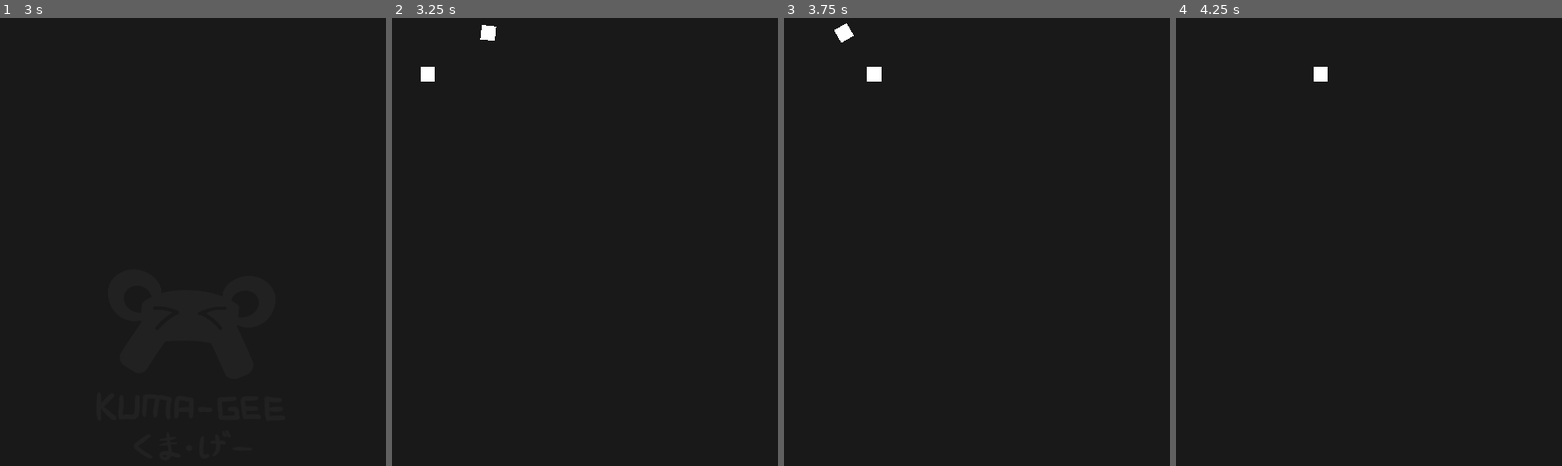
Above: before the commit, frames 1-4 (left to right).
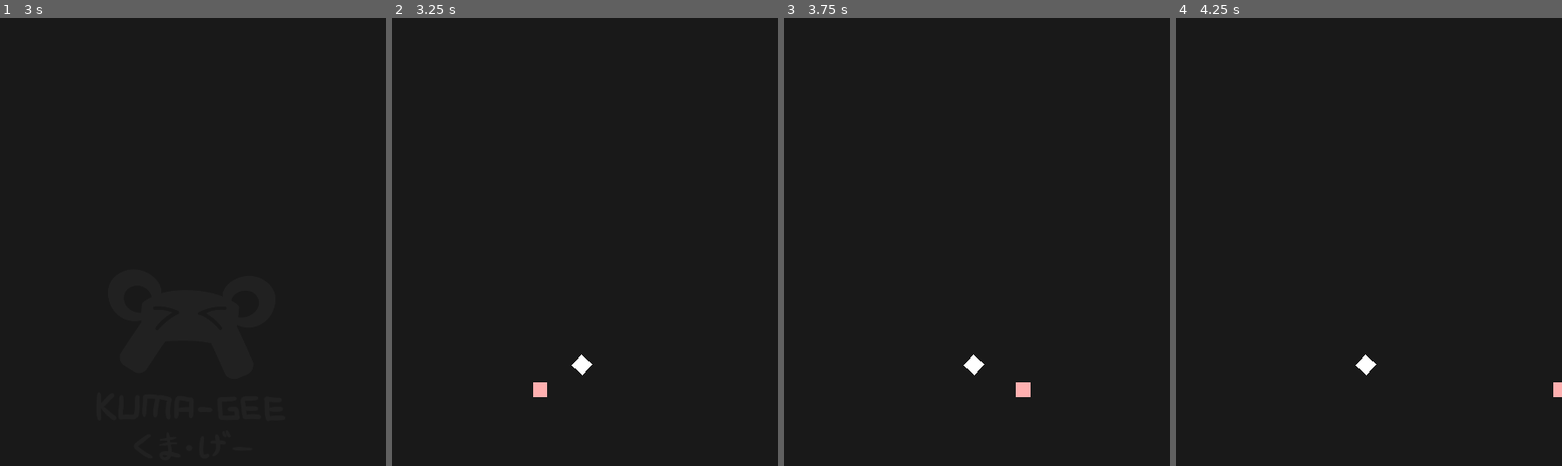
Above: after the commit, the same moments.

Repository: kuma-gee/explosive-delivery
Game: Godot game, scene res://src/bootsplash/SplashScreen.tscn
The game is run twice, just before and just after one commit, with the same random seed, the same clock (stepped at 60 frames per second) and the same inputs.
Inputs (mouse positions are in pixels of both pictures, inside the frame that each line leads up to):
- Up to frame 1 (3 s): tap Enter at 0.5 s; move the mouse to (277, 331) at 0.52 s; hold D (move_right) 0.53-1.25 s; tap Alt at 0.6 s; click (277, 331) at 0.67 s; drag from (111, 398) to (outside the picture) at 1.27 s; tap Space at 2 s; move the mouse to (227, 210) at 2.02 s; hold D (move_right) 2.03-2.75 s; tap Shift at 2.1 s; drag from (outside the picture) to (73, 259) at 2.77 s
- Up to frame 2 (3.25 s): no input
- Up to frame 3 (3.75 s): move the mouse to (outside the picture) at 3.52 s; hold A (move_left) from 3.53 s (still down); tap Ctrl at 3.6 s
- Up to frame 4 (4.25 s): keep holding A (move_left)

Frame 1 is identical in both runs. In frame 2, 0.5% of the frame differs, in the area x 7-52%, y 1-85%; in frame 3, 0.5%, in the area x 13-64%, y 1-85%; in frame 4, 0.3%.

Commit message:
refactor + add camera

Diff:
--- a/project.godot
+++ b/project.godot
@@ -12,7 +12,7 @@
 "base": "Node",
 "class": "AimDirectionTop2D",
 "language": "GDScript",
-"path": "res://src/prototyping/AimDirectionTop2D.gd"
+"path": "res://src/prototyping/behaviour/AimDirectionTop2D.gd"
 }, {
 "base": "Reference",
 "class": "ArgumentParser",
@@ -42,7 +42,7 @@
 "base": "VisibilityNotifier2D",
 "class": "FreeOnExit2D",
 "language": "GDScript",
-"path": "res://src/prototyping/FreeOnExit2D.gd"
+"path": "res://src/prototyping/behaviour/FreeOnExit2D.gd"
 }, {
 "base": "Node",
 "class": "InputReader",
@@ -54,10 +54,10 @@
 "language": "GDScript",
 "path": "res://src/Logger.gd"
 }, {
-"base": "Reference",
+"base": "Node",
 "class": "MoveDirectionTop2D",
 "language": "GDScript",
-"path": "res://src/prototyping/MoveDirectionTop2D.gd"
+"path": "res://src/prototyping/behaviour/MoveDirectionTop2D.gd"
 }, {
 "base": "Reference",
 "class": "OptParse",
@@ -77,7 +77,7 @@
 "base": "Node",
 "class": "PlayerMoveTop2D",
 "language": "GDScript",
-"path": "res://src/prototyping/PlayerMoveTop2D.gd"
+"path": "res://src/prototyping/behaviour/PlayerMoveTop2D.gd"
 }, {
 "base": "Reference",
 "class": "Stylesheet",
@@ -196,6 +196,12 @@
 "events": [ Object(InputEventJoypadMotion,"resource_local_to_scene":false,"resource_name":"","device":0,"axis":2,"axis_value":1.0,"script":null)
  ]
 }
+interact={
+"deadzone": 0.5,
+"events": [ Object(InputEventKey,"resource_local_to_scene":false,"resource_name":"","device":0,"alt":false,"shift":false,"control":false,"meta":false,"command":false,"pressed":false,"scancode":32,"physical_scancode":0,"unicode":0,"echo":false,"script":null)
+, Object(InputEventJoypadButton,"resource_local_to_scene":false,"resource_name":"","device":0,"button_index":0,"pressure":0.0,"pressed":false,"script":null)
+ ]
+}
 
 [layer_names]
 
--- a/scenes/Main.tscn
+++ b/scenes/Main.tscn
@@ -1,16 +1,17 @@
 [gd_scene load_steps=7 format=2]
 
-[ext_resource path="res://src/prototyping/PlayerMoveTop2D.gd" type="Script" id=1]
-[ext_resource path="res://src/prototyping/MoveDirectionTop2D.gd" type="Script" id=2]
-[ext_resource path="res://src/prototyping/Body2D.tscn" type="PackedScene" id=3]
+[ext_resource path="res://src/prototyping/behaviour/PlayerMoveTop2D.gd" type="Script" id=1]
+[ext_resource path="res://src/prototyping/behaviour/MoveDirectionTop2D.gd" type="Script" id=2]
 [ext_resource path="res://src/input/PlayerInput.gd" type="Script" id=4]
-[ext_resource path="res://src/prototyping/AimDirectionTop2D.gd" type="Script" id=5]
-[ext_resource path="res://src/prototyping/FreeOnExit2D.gd" type="Script" id=6]
+[ext_resource path="res://src/prototyping/behaviour/AimDirectionTop2D.gd" type="Script" id=5]
+[ext_resource path="res://src/prototyping/behaviour/FreeOnExit2D.gd" type="Script" id=6]
+[ext_resource path="res://src/prototyping/Object2D.tscn" type="PackedScene" id=8]
 
 [node name="Main" type="Node2D"]
 
-[node name="Obstacle" parent="." instance=ExtResource( 3 )]
-position = Vector2( 60, 159 )
+[node name="Obstacle" type="KinematicBody2D" parent="."]
+position = Vector2( 67, 167 )
+collision_mask = 0
 
 [node name="MoveDirection" type="Node" parent="Obstacle"]
 script = ExtResource( 2 )
@@ -18,8 +19,21 @@
 [node name="FreeOnExit2D" type="VisibilityNotifier2D" parent="Obstacle"]
 script = ExtResource( 6 )
 
-[node name="Player" parent="." instance=ExtResource( 3 )]
-position = Vector2( 282, 46 )
+[node name="Object2D" parent="Obstacle" instance=ExtResource( 8 )]
+
+[node name="ColorRect" parent="Obstacle/Object2D" index="0"]
+color = Color( 1, 0.694118, 0.694118, 1 )
+
+[node name="Player" type="KinematicBody2D" parent="."]
+position = Vector2( 237, 99 )
+collision_layer = 2
+
+[node name="RemoteTransform2D" type="RemoteTransform2D" parent="Player"]
+remote_path = NodePath("../../Camera2D")
+update_rotation = false
+update_scale = false
+
+[node name="Object2D" parent="Player" instance=ExtResource( 8 )]
 
 [node name="PlayerInput" type="Node" parent="Player"]
 script = ExtResource( 4 )
@@ -31,3 +45,9 @@
 [node name="PlayerMoveTop2D" type="Node" parent="Player"]
 script = ExtResource( 1 )
 input_path = NodePath("../PlayerInput")
+
+[node name="Camera2D" type="Camera2D" parent="."]
+position = Vector2( 237, 99 )
+current = true
+
+[editable path="Obstacle/Object2D"]
--- a/src/prototyping/Body2D.tscn
+++ b/src/prototyping/Object2D.tscn
@@ -3,13 +3,11 @@
 [sub_resource type="RectangleShape2D" id=1]
 extents = Vector2( 20, 20 )
 
-[node name="Body2D" type="KinematicBody2D"]
+[node name="Object2D" type="CollisionShape2D"]
+shape = SubResource( 1 )
 
 [node name="ColorRect" type="ColorRect" parent="."]
 margin_left = -20.0
 margin_top = -20.0
 margin_right = 20.0
 margin_bottom = 20.0
-
-[node name="CollisionShape2D" type="CollisionShape2D" parent="."]
-shape = SubResource( 1 )
--- a/src/prototyping/AimDirectionTop2D.gd
+++ b/src/prototyping/behaviour/AimDirectionTop2D.gd
@@ -15,9 +15,7 @@
 	if aim_mouse:
 		dir = node.global_position.direction_to(node.get_global_mouse_position())
 	else:
-		var aim_dir = _input_aim()
-#		if aim_dir.length() > 0.1:
-		dir = aim_dir
+		dir = _input_aim()
 
 	return dir.normalized()
 
Renamed: src/prototyping/FreeOnExit2D.gd -> src/prototyping/behaviour/FreeOnExit2D.gd
Renamed: src/prototyping/MoveDirectionTop2D.gd -> src/prototyping/behaviour/MoveDirectionTop2D.gd
Renamed: src/prototyping/PlayerMoveTop2D.gd -> src/prototyping/behaviour/PlayerMoveTop2D.gd
